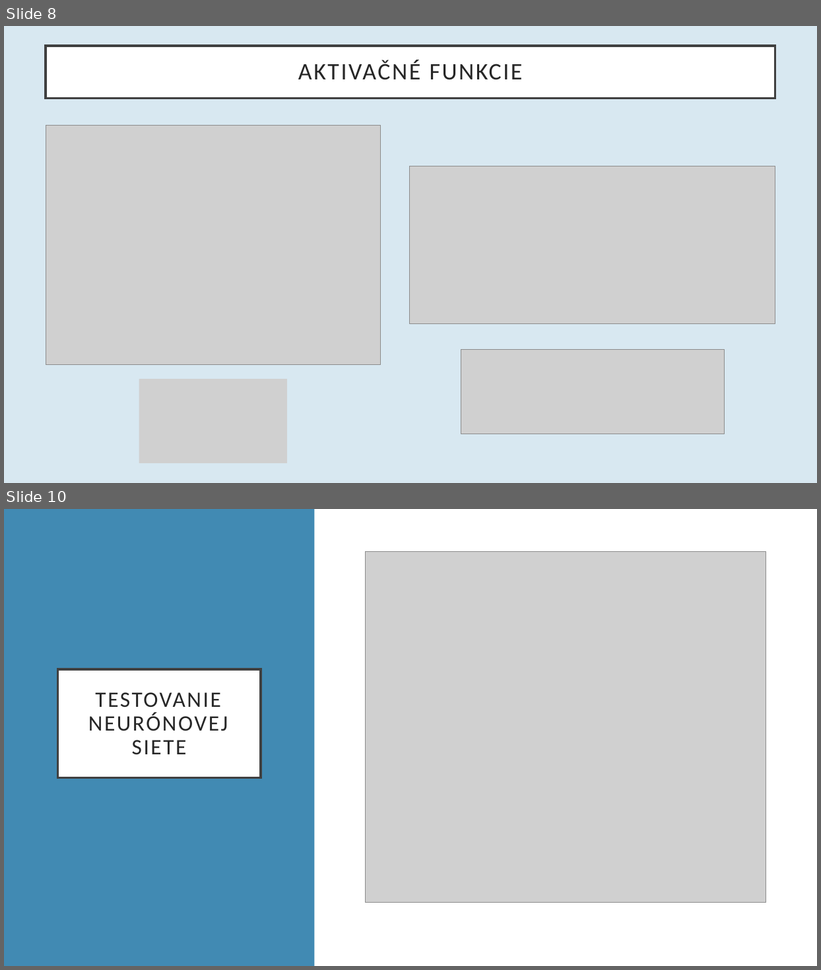
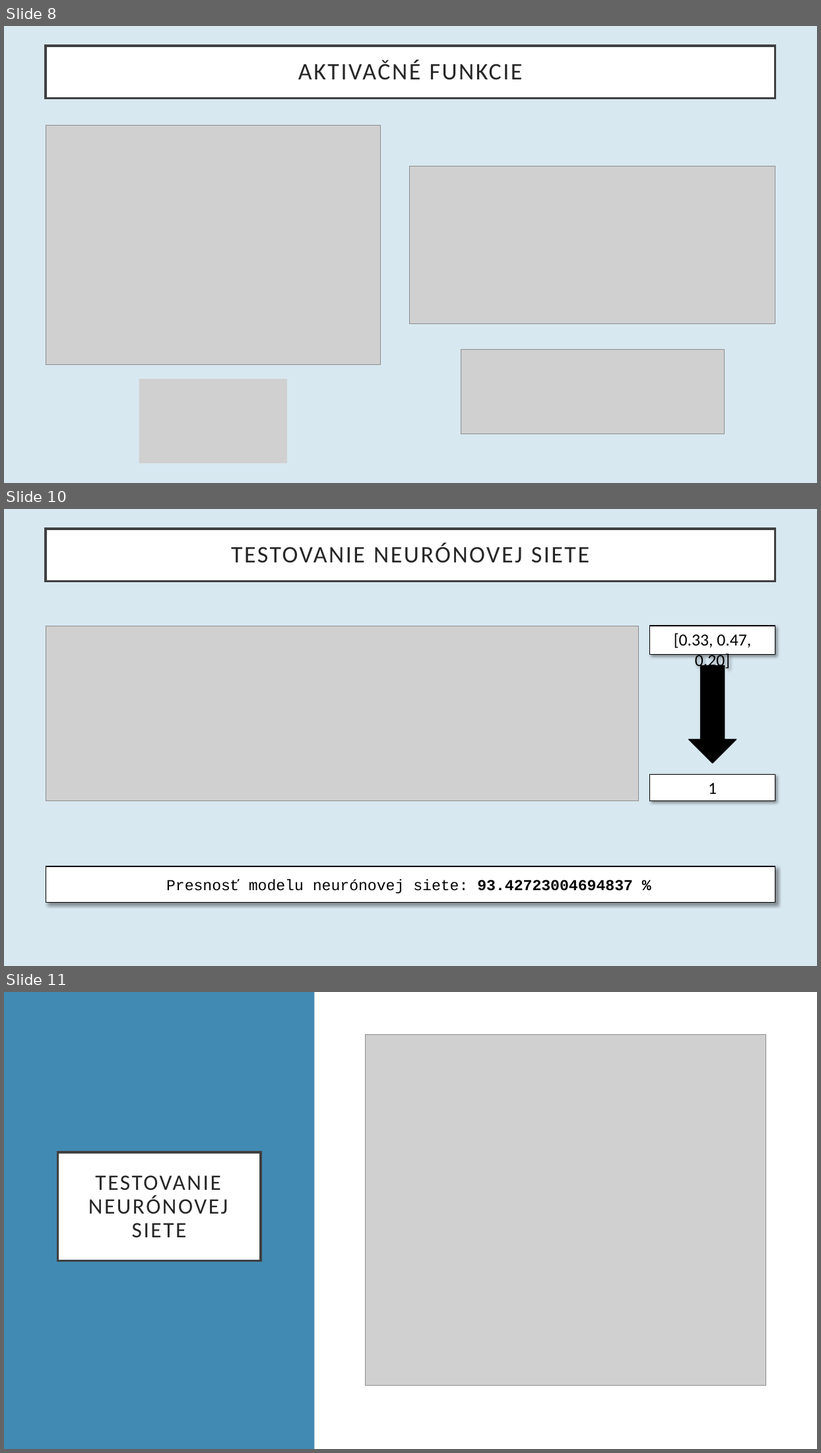
Before and after one commit to georgeob/Drzik_NS2021, a slide deck: Klasifikácia zdravia ľudského plodu na základe údajov CTG.pptx. Shown one above the other, each under a label of ours: slides 8 and 10 before the commit, slides 8, 10 and 11 after it; the slides between them are not shown. The pictures are 821x970 and 821x1453 pixels, drawn with LibreOffice and Linux fonts; fonts in the diff are those of the drawing; grey boxes stand for pictures. Boxes give left, top, right and bottom in pixels: in the first picture for what was removed or moved away, otherwise in the second. Text is boxed around its words. In the diff, an @@ line names an element or a change of style, - is before the commit and + after.

```diff
--- a/Klasifikácia zdravia ľudského plodu na základe údajov CTG.pptx
+++ b/Klasifikácia zdravia ľudského plodu na základe údajov CTG.pptx
@@ slide 10 added at box(4, 509, 817, 966), background #D8E8F1 @@
@@ title added at box(46, 529, 776, 582), fill #FFFFFF, outline #404040 3 pt, 28 pt, text #262626 @@
+TESTOVANIE NEURÓNOVEJ SIETE
@@ picture added at box(46, 626, 639, 801) @@
@@ rectangle added at box(650, 626, 775, 655), fill #FFFFFF, outline #000000 1 pt, 20 pt, text #000000 @@
+[0.33, 0.47, 0.20]
@@ down arrow added at box(689, 666, 737, 763), fill #000000, outline #000000 1 pt @@
@@ rectangle added at box(650, 774, 775, 801), fill #FFFFFF, outline #000000 1 pt, 20 pt, text #000000 @@
+1
@@ rectangle added at box(46, 867, 776, 903), fill #FFFFFF, outline #000000 1 pt, 18 pt, text #000000 @@
+Presnosť modelu neurónovej siete: 93.42723004694837 %
@@ what was slide 10 is now slide 11 @@
```
Also in this commit, not shown: 5 slides changed.
